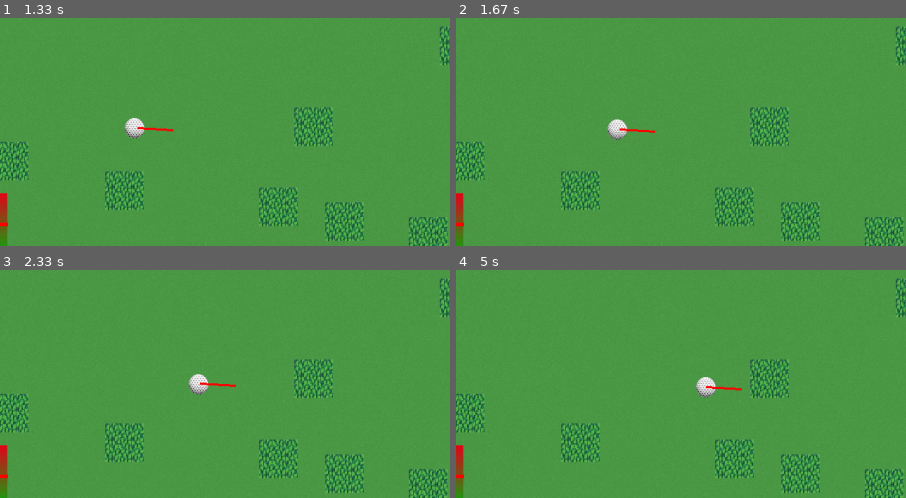
Above: before the commit, frames 1-4 (two rows, left to right).
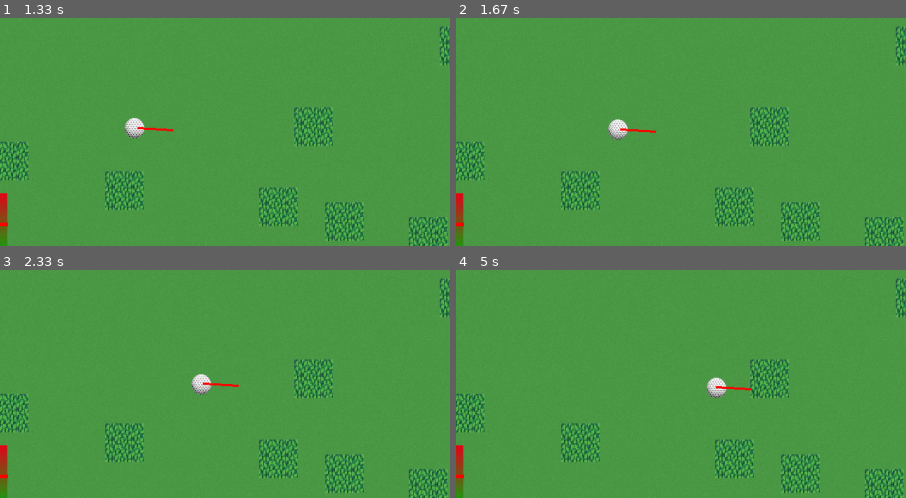
Above: after the commit, the same moments.

Repository: bluesun-pixel/projet-pygame
Game: pygame game, started from main.py
Same seed, same stepped clock (60 frames per second), same inputs: the game is played once before the commit and once after it.
Inputs:
- Up to frame 1 (1.33 s): tap Space at 0.33, 0.73, 1.03, 1.23 s
- Up to frame 2 (1.67 s): no input
- Up to frame 3 (2.33 s): no input
- Up to frame 4 (5 s): no input
The pictures show only the part of the screen within x 8-58%, y 29-79%; the shares and areas given below are measured in that part.

Frame 1 is identical in both runs. In frame 2, 0.2% of the frame differs, in the area x 33-45%, y 44-54%; in frame 3, 0.2%; in frame 4, 0.6%, in the area x 53-66%, y 46-57%.

Commit message:
fix bug mouvement balle et modification des frottements

Diff:
--- a/main.py
+++ b/main.py
@@ -206,7 +206,7 @@
         self.balle_x = balle_x
         self.balle_y = balle_y
         self.direction = [1, 1]
-        self.frottement = 0.9888
+        self.frottement = 0.989
         self.vitesse = 0
         self.collision = False
 
@@ -397,7 +397,7 @@
 
         else:
             balle_golf.collision = False
-            balle_golf.frottement = 0.988
+            balle_golf.frottement = 0.989
         match game_state:
             case 0:
                 if alpha < 360:
@@ -440,8 +440,8 @@
                             balle_golf.direction = direction_aléatoire
                             balle_golf.vitesse = FORCE_MINIMUM + force_aléatoire * 2.7
                             nombre_de_tirs += 1
-
-                        game_state += 1
+                        if game_state != 2:
+                            game_state += 1
     elif game_state == -2:
         liste_sprite.draw(fenetre)
         pygame.display.flip()
